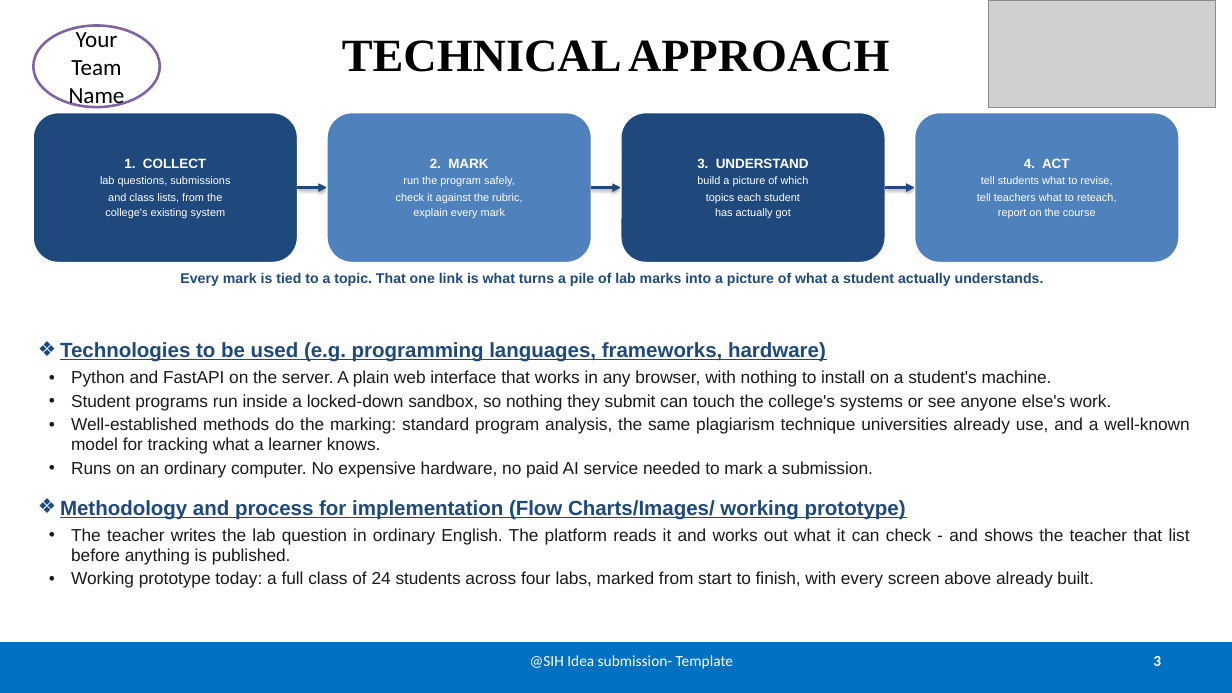
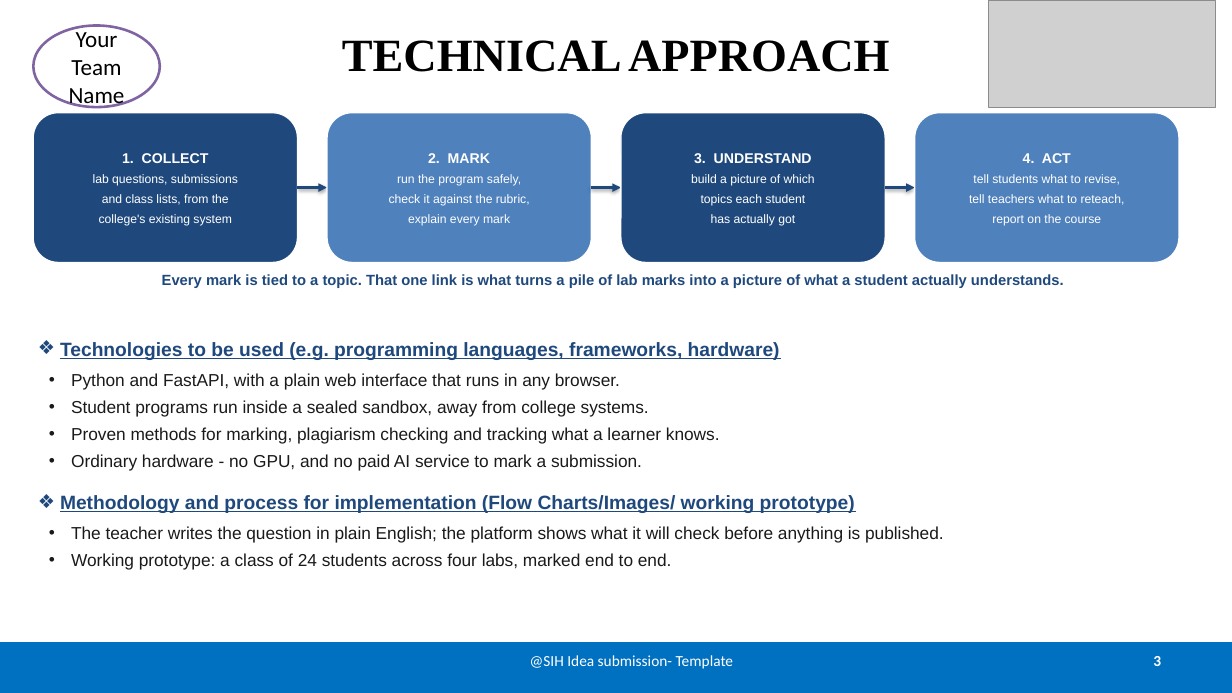
Before and after one commit to Varshith-06/evalpro, a slide deck: slide 3 of presentation/SIH2026-EvalPro-Idea-Presentation.pptx. Drawn at 1232x693 pixels with LibreOffice and Linux fonts; fonts in the diff are those of the drawing; grey boxes stand for pictures. Boxes give left, top, right and bottom in pixels: in the first picture for what was removed or moved away, otherwise in the second. Text is boxed around its words. In the diff, an @@ line names an element or a change of style, - is before the commit and + after.

Commit message:
Minimalise the deck, fix its word spacing, and correct the README
The word spacing was the template's justification. It suits the long
paragraphs the placeholders were written for and ruins short bullets:
justification stretches a one-line bullet across the full slide width and opens
rivers of white space between the words. Every body paragraph, including the
title page fields, is left-aligned now, so word spacing is even.

The content is cut to one line per bullet - ten on the solution slide, seven on
impact - with larger type and per-slide spacing, so a sparse slide can breathe
without a dense one overflowing. The idea title is one line and stops clear of
the SIH banner rather than running under it.

README: the interface section had a half-applied edit leaving a stale sentence
and a faculty row that predated Marks, upload, publish and delete. Test count,
auto-release figure, and the current known gaps are correct again.

```diff
--- a/presentation/SIH2026-EvalPro-Idea-Presentation.pptx
+++ b/presentation/SIH2026-EvalPro-Idea-Presentation.pptx
@@ rounded rectangle "1. COLLECT" at [33, 113, 298, 262]: size 10.5 to 11 pt in "1. COLLECT"; size 8.5 to 9.5 pt in "lab questions, submissions and class lists, from ..."; line spacing 0.95 to 1; more space between paragraphs; line spacing 0.9 to 1.06 @@
@@ rounded rectangle "2. MARK" at [327, 113, 592, 262]: size 10.5 to 11 pt in "2. MARK"; size 8.5 to 9.5 pt; line spacing 0.95 to 1; more space between paragraphs; line spacing 0.9 to 1.06 @@
@@ rounded rectangle "3. UNDERSTAND" at [621, 113, 885, 262]: size 10.5 to 11 pt in "3. UNDERSTAND"; size 8.5 to 9.5 pt in "build a picture of which topics each ..."; line spacing 0.95 to 1; more space between paragraphs; line spacing 0.9 to 1.06 @@
@@ rounded rectangle "4. ACT" at [915, 113, 1179, 262]: size 10.5 to 11 pt in "4. ACT"; size 8.5 to 9.5 pt; line spacing 0.95 to 1; more space between paragraphs; line spacing 0.9 to 1.06 @@
@@ text "Every mark is tied to ..." at [162, 274, 1064, 288]: size 11 to 11.5 pt; line spacing 0.95 to 1.04 @@
@@ text at [60, 342, 855, 513]: size 16 to 15 pt in "Technologies to be used (e.g. programming languages, ...", "Methodology and process for implementation (Flow Charts/Imag ..."; more space between paragraphs @@
@@ text at [71, 373, 720, 471]: text changed @@
-• Python and FastAPI on the server. A plain web interface that works in any browser, with nothing to install on a student's machine.
-• Student programs run inside a locked-down sandbox, so nothing they submit can touch the college's systems or see anyone else's work.
-• Well-established methods do the marking: standard program analysis, the same plagiarism technique universities already use, and a well-known model for tracking what a learner knows.
-• Runs on an ordinary computer. No expensive hardware, no paid AI service needed to mark a submission.
+• Python and FastAPI, with a plain web interface that runs in any browser.
+• Student programs run inside a sealed sandbox, away from college systems.
+• Proven methods for marking, plagiarism checking and tracking what a learner knows.
+• Ordinary hardware - no GPU, and no paid AI service to mark a submission.
@@ text at [71, 526, 944, 570]: text changed @@
-• The teacher writes the lab question in ordinary English. The platform reads it and works out what it can check - and shows the teacher that list before anything is published.
-• Working prototype today: a full class of 24 students across four labs, marked from start to finish, with every screen above already built.
+• The teacher writes the question in plain English; the platform shows what it will check before anything is published.
+• Working prototype: a class of 24 students across four labs, marked end to end.
```
Also in this commit, not shown: 5 other slides changed, 2 other files.
